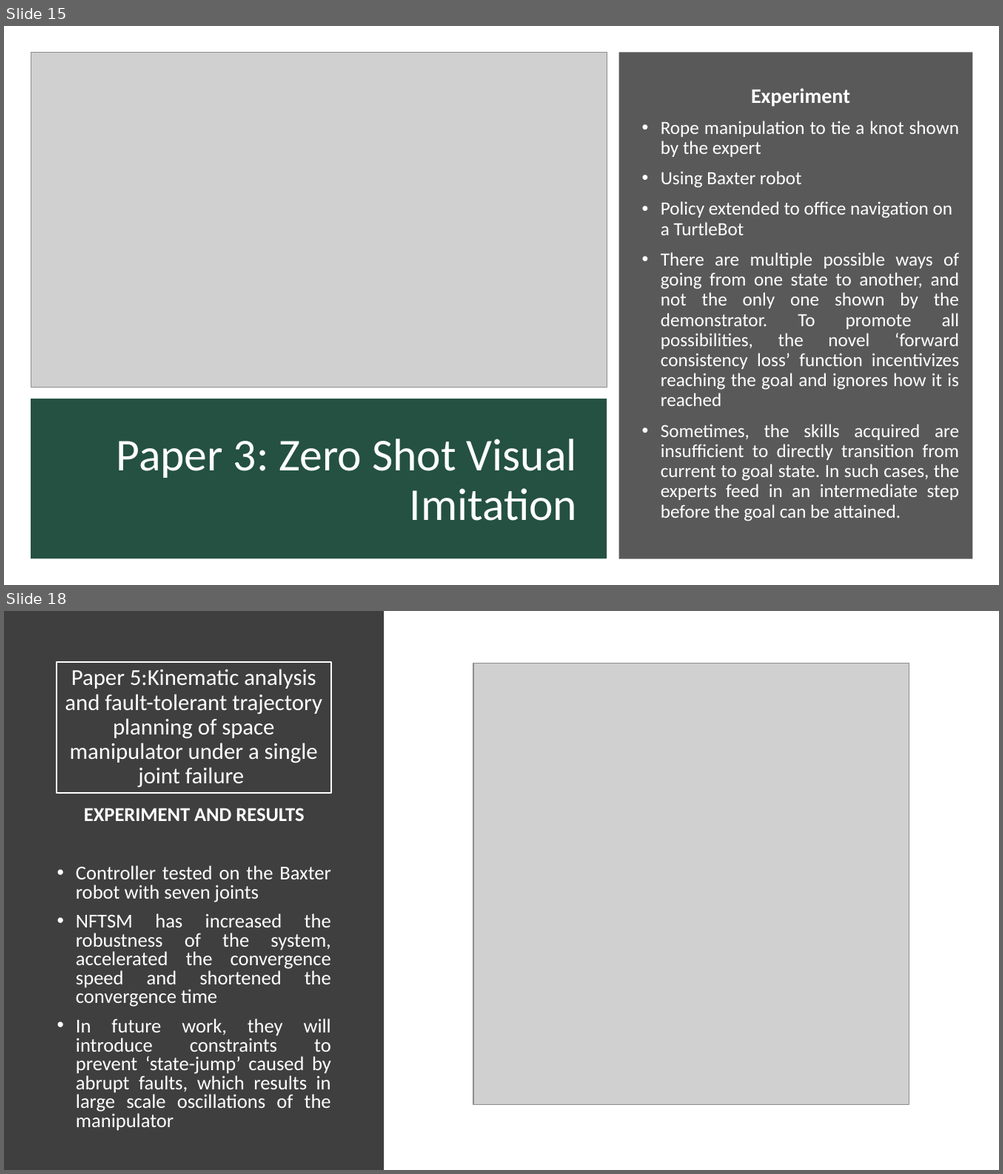
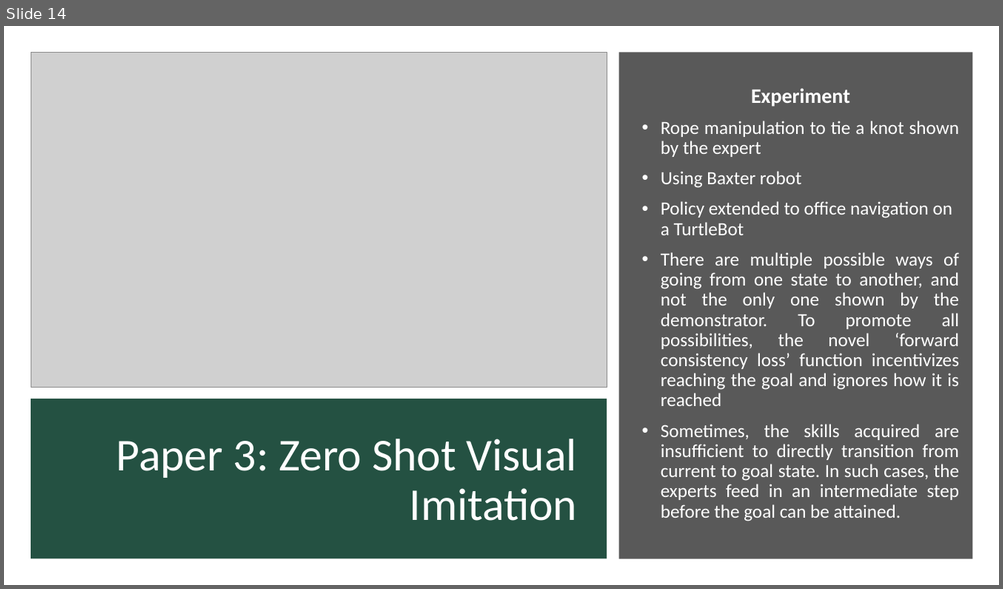
Before and after one commit to kaushikbalasundar/CPDM_DoBot, a slide deck: PPT1_Proposal.pptx. Shown one above the other, each under a label of ours: slides 15 and 18 before the commit, slide 14 after it; the slides between them are not shown. The pictures are 1003x1174 and 1003x589 pixels, drawn with LibreOffice and Linux fonts; fonts in the diff are those of the drawing; grey boxes stand for pictures. Boxes give left, top, right and bottom in pixels: in the first picture for what was removed or moved away, otherwise in the second. Text is boxed around its words. In the diff, an @@ line names an element or a change of style, - is before the commit and + after.

```diff
--- a/PPT1_Proposal.pptx
+++ b/PPT1_Proposal.pptx
@@ slide 18 removed at (x1=4, y1=611, x2=999, y2=1170), background #FFFFFF @@
@@ rectangle removed at (x1=4, y1=611, x2=384, y2=1170) @@
@@ title removed at (x1=57, y1=662, x2=331, y2=793) @@
-Paper 5:Kinematic analysis and fault-tolerant trajectory planning of space manipulator under a single joint failure
@@ picture removed at (x1=473, y1=664, x2=909, y2=1105) @@
@@ text removed at (x1=76, y1=808, x2=331, y2=1131) @@
-EXPERIMENT AND RESULTS
-• Controller tested on the Baxter robot with seven joints
-• NFTSM has increased the robustness of the system, accelerated the convergence speed and shortened the convergence time
-• In future work, they will introduce constraints to prevent ‘state-jump’ caused by abrupt faults, which results in large scale oscillations of the manipulator
@@ what was slide 15 is now slide 14 @@
```
Also in this commit, not shown: 5 slides changed, 5 slides added, 3 other slides removed, 2 other files.
